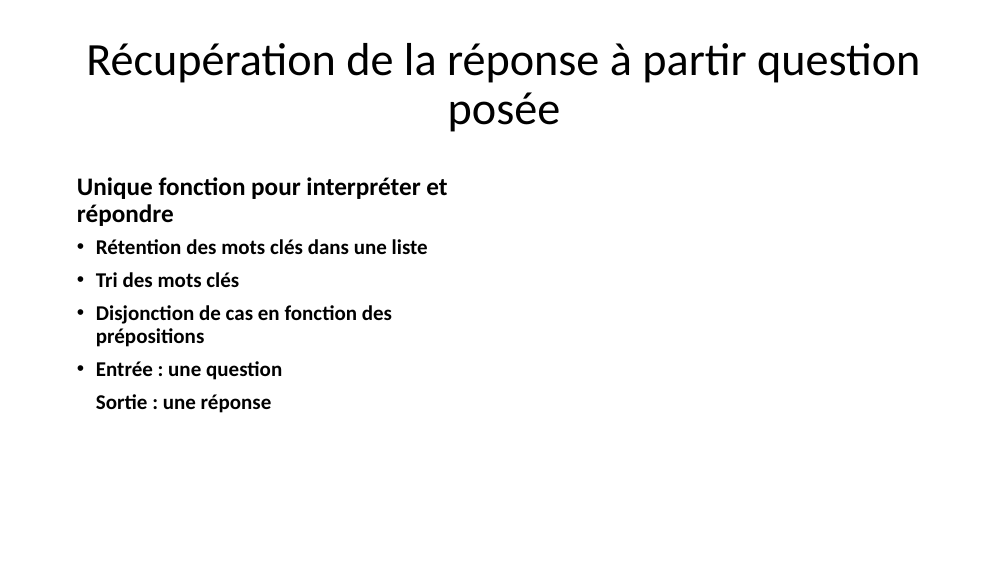
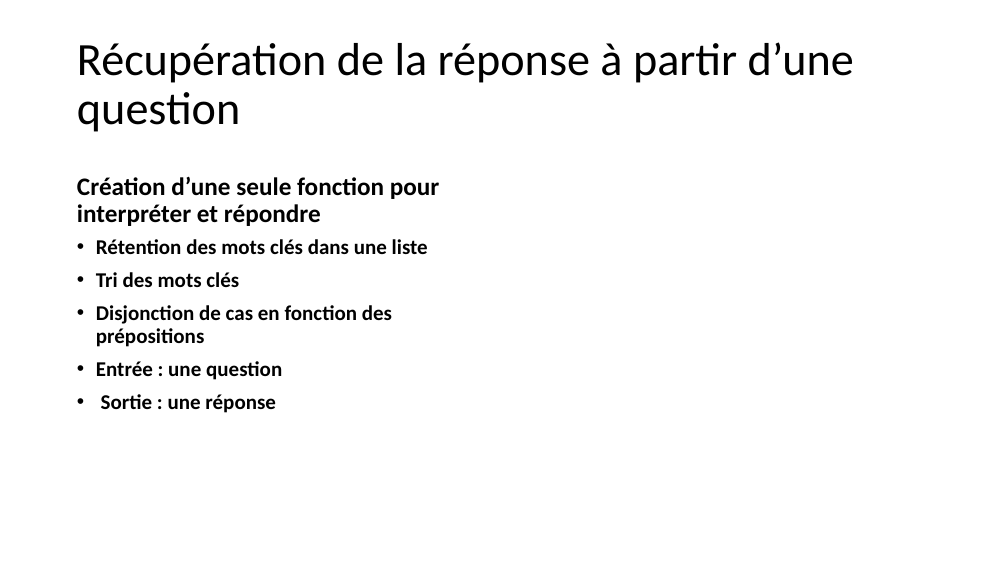
Before and after one commit to PorteAntoine/IHM_PEPPER_CPE2017, a slide deck: slide 17 of Rapport/Diapo_ihm_pepper.pptx. Drawn at 1008x567 pixels with LibreOffice and Linux fonts; fonts in the diff are those of the drawing; background and template pictures are left out. Boxes give left, top, right and bottom in pixels: in the first picture for what was removed or moved away, otherwise in the second. Text is boxed around its words. In the diff, an @@ line names an element or a change of style, - is before the commit and + after.

```diff
--- a/Rapport/Diapo_ihm_pepper.pptx
+++ b/Rapport/Diapo_ihm_pepper.pptx
@@ title at bbox=[77, 42, 854, 132]: text changed @@
-Récupération de la réponse à partir question posée
+Récupération de la réponse à partir d’une question
@@ text at bbox=[77, 176, 440, 226]: text changed @@
-Unique fonction pour interpréter et répondre
+Création d’une seule fonction pour interpréter et répondre
@@ text at bbox=[101, 394, 276, 413]: bullet none to • @@
```
Also in this commit, not shown: 23 other slides changed.
